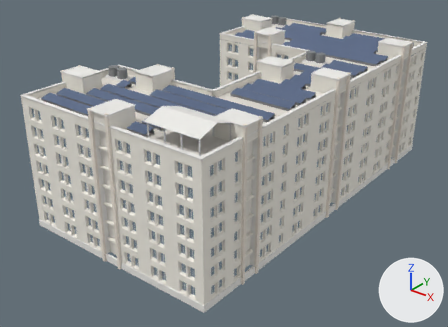
The FBX model Assets/Models/Buildings/Sindhu_Hostel_B.fbx as it was, and as the next commit left it.
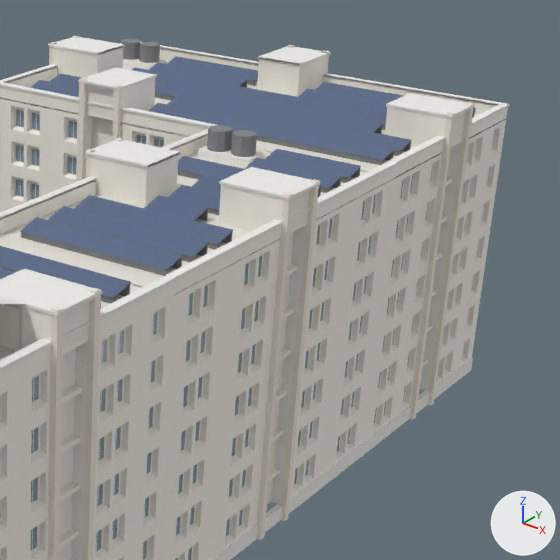
There are two pictures of each version: one whole from a camera (50 mm lens) standing at (69.8, -68.3, 60.9) and looking at (-1.3, 20.5, 5.8), one close up on the part from 50% to 100% of the width and 0% to 69% of the height. The lights are fixed; the arrows at lower right show +X, +Y and +Z. The last two pictures show the newer version. Where no turn or scale is listed for an object, it has been applied to the vertices. Vertices at exactly the same position are counted once.

The scene before the commit, as lines of its bpy script (objects in view):
```python
me_sindhu_hostel_b = bpy.data.meshes.new('Sindhu_Hostel_B')
me_sindhu_hostel_b.from_pydata(...)  # 22973 vertices, 9818 faces; spans x -20.8..20.8, y -11.8..66.5, z -0.8..28.0
me_sindhu_hostel_b.materials.append(mat_roof)  # white #e7e2da
me_sindhu_hostel_b.materials.append(mat_concrete)  # white #efedea
me_sindhu_hostel_b.materials.append(mat_jali)  # white #efebe2
me_sindhu_hostel_b.materials.append(mat_hostel_plaster)  # white #f6f2e8
me_sindhu_hostel_b.materials.append(mat_stone)  # white #f0e7db
me_sindhu_hostel_b.materials.append(mat_glass)  # greyish blue #899ead
me_sindhu_hostel_b.materials.append(mat_metal)  # grey #818486
me_sindhu_hostel_b.materials.append(mat_steel)  # light grey #dadbdd
me_sindhu_hostel_b.materials.append(mat_solar)  # blue #596986
ob_sindhu_hostel_b = bpy.data.objects.new('Sindhu_Hostel_B', me_sindhu_hostel_b)
ob_sindhu_hostel_b.location = (0.0, 0.0, 0.0)
```
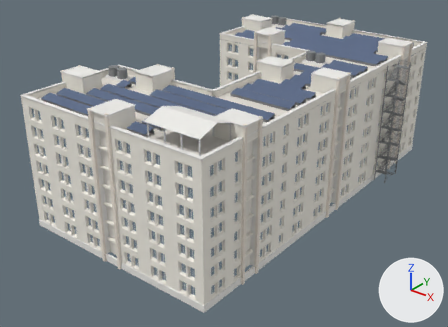
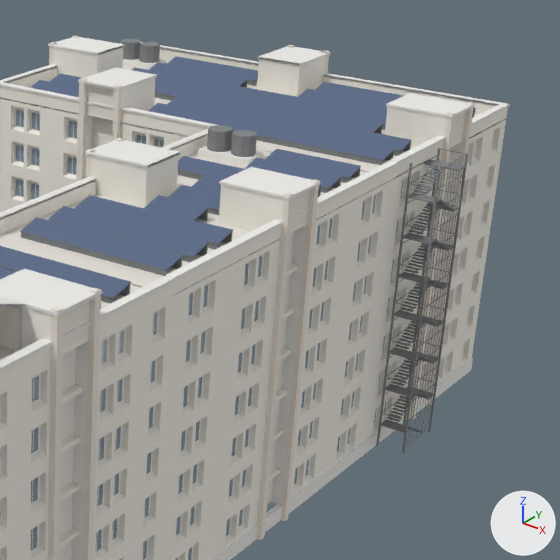
Location of each change, (x1, y1, x2, y2) in pixels of the close-ups (560 x 560 px):
part 1 of me_sindhu_hostel_b, added: after (376, 148, 468, 453)

The edits, one by one:
me_sindhu_hostel_b is used by ob_sindhu_hostel_b; location (0.0, 0.0, 0.0).
me_sindhu_hostel_b had 22973 vertices, 9818 faces and spanned x -20.8..20.8, y -11.8..66.5, z -0.8..28.0.
me_sindhu_hostel_b now has 24469 vertices, 10788 faces and spans x -20.8..23.4, y -11.8..66.5, z -0.8..28.0.
me_sindhu_hostel_b part 1: 1272 vertices added at x 19.4..23.4, y 44.3..49.7, z -0.3..24.8.
Other edits to the shape of me_sindhu_hostel_b do not show in these pictures.
